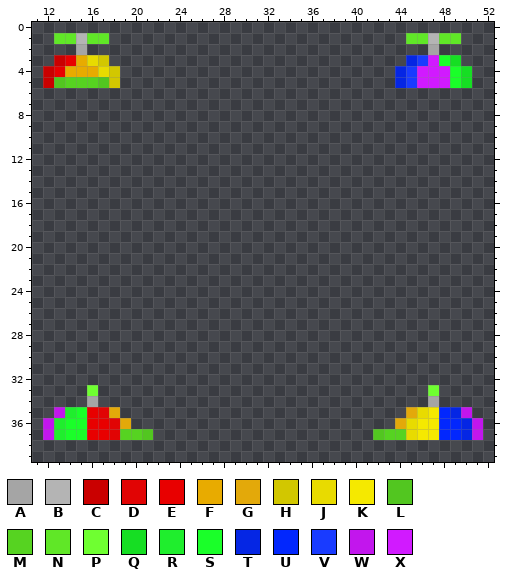
File history of a pixel-art sprite, Resources/Textures/_Goobstation/Clothing/Head/Hats/propeller.rsi/equipped-HELMET.png. Above: the version before the commit.
The file is 64x64 pixels. Shown: x 11..52, y 0..39.
Palette (. is transparent): A #a5a5a5  B #b4b4b4  C #ca0000  D #e10404  E #e80000  F #e8ab00  G #e3a90a  H #d2c700  J #e8db00  K #f5e900  L #52c620  M #56d321  N #60e727  P #6fff31  Q #16de23  R #1fee2d  S #1aff29  T #0526e4  U #0227fd  V #193bff  W #c216ed  X #d11aff
Pixels before, first column x 12:
 1 .NNBNN...........................NNBNN..
 2 ...A...............................A....
 3 .CEFJH...........................TVXSQ..
 4 CEFFFJH.........................TVXXXSQ.
 5 CLMMMLH.........................TVXXXSQ.
 6 ........................................
 7 ........................................
 8 ........................................
 9 ........................................
10 ........................................
11 ........................................
12 ........................................
13 ........................................
14 ........................................
15 ........................................
16 ........................................
17 ........................................
18 ........................................
19 ........................................
20 ........................................
21 ........................................
22 ........................................
23 ........................................
24 ........................................
25 ........................................
26 ........................................
27 ........................................
28 ........................................
29 ........................................
30 ........................................
31 ........................................
32 ........................................
33 ....P..............................P....
34 ....A..............................A....
35 .WRSEDG..........................GJKUTW.
36 WRSSEEDG........................GJKKUUTW
37 WRSSEEDMML....................LMMJKKUUTW
New version:
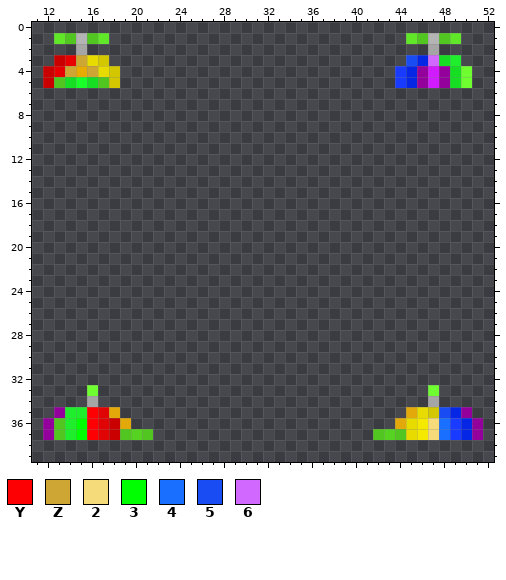
Colours new in this view: Y #fd0004  Z #cea633  2 #f5db7a  3 #00ff00  4 #196fff  5 #194cf3  6 #d168ff
Change:
colour W: #c216ed -> #93009b
Changed rows in their new state; - is a pixel that keeps its letter.
first column x 14:
 1 L-L-----------------------------L-L--
 3 -Z-----------------------------5T6QR-
 4 Z-Z---------------------------VTW-WQP
 5 QSQ---------------------------VTW-WQP
first column x 13:
35 --RY------------------------------H5-
36 LR3YDC----------------------------24V
37 LR3YDCL------------------------L--24V
Changed places in both pictures, as pixel boxes (x1, y1, x2, y2):
changed: (65, 33, 98, 88)
changed: (395, 33, 472, 88)
changed: (43, 407, 131, 440)
changed: (395, 407, 483, 440)
